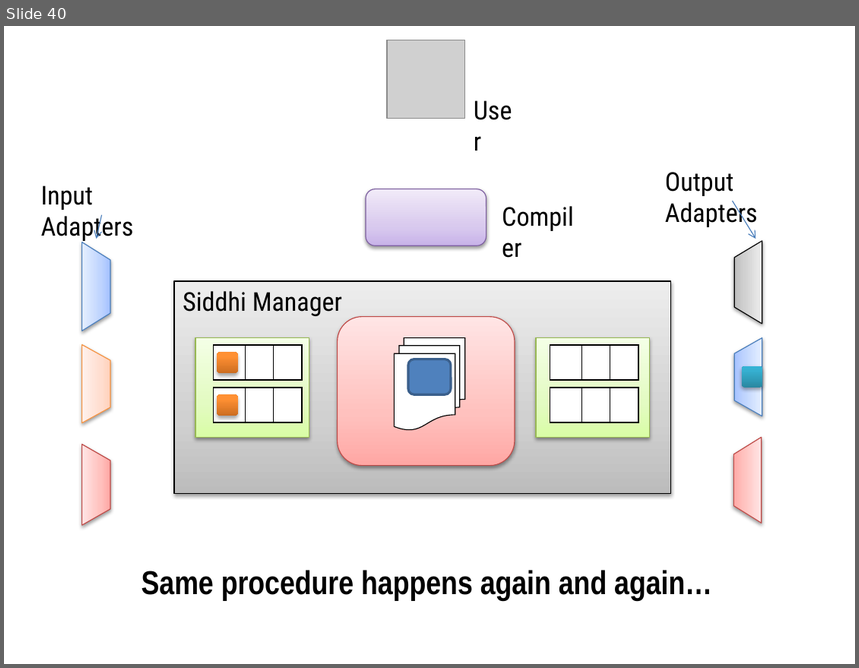
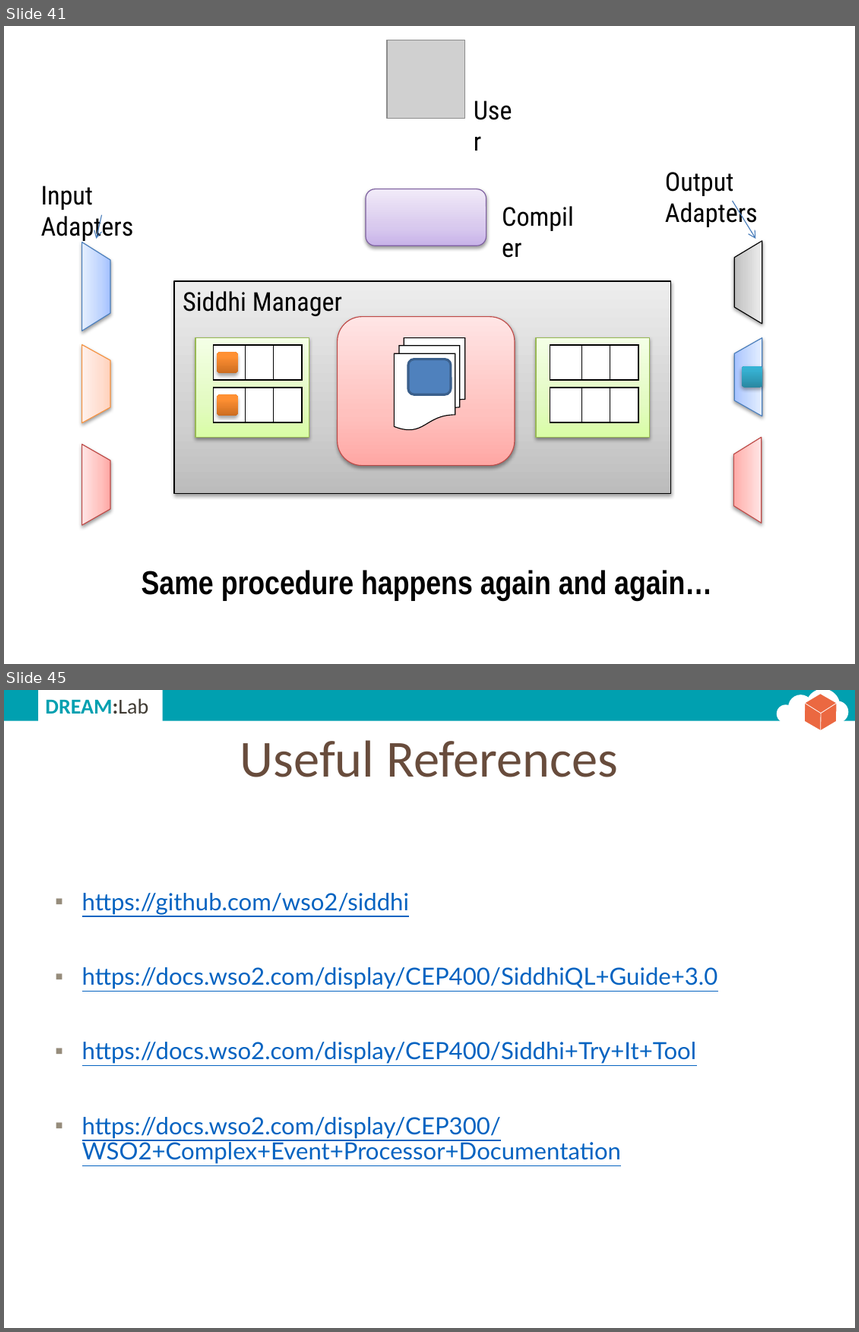
Before and after one commit to dream-lab/iot-school, a slide deck: common/slides/cep.pptx. Shown one above the other, each under a label of ours: slide 40 before the commit, slides 41 and 45 after it; the slides between them are not shown. The pictures are 859x668 and 859x1332 pixels, drawn with LibreOffice and Linux fonts; fonts in the diff are those of the drawing; grey boxes stand for pictures. Boxes give left, top, right and bottom in pixels: in the first picture for what was removed or moved away, otherwise in the second. Text is boxed around its words. In the diff, an @@ line names an element or a change of style, - is before the commit and + after.

```diff
--- a/common/slides/cep.pptx
+++ b/common/slides/cep.pptx
@@ slide 45 added at box(4, 690, 855, 1328), background #FFFFFF @@
@@ group added at box(4, 690, 855, 736): 4 ellipses, 3 rectangles, 3 lines, 1 hexagon, 1 text @@
+DREAM:Lab
@@ title added at box(240, 740, 618, 777), 44 pt, text #684C3C @@
+Useful References
@@ text added at box(82, 893, 718, 1164), 20 pt, text #0563C1, underline @@
+▪ https://github.com/wso2/siddhi
+▪ https://docs.wso2.com/display/CEP400/SiddhiQL+Guide+3.0
+▪ https://docs.wso2.com/display/CEP400/Siddhi+Try+It+Tool
+▪ https://docs.wso2.com/display/CEP300/WSO2+Complex+Event+Processor+Documentation
@@ what was slide 40 is now slide 41 @@
```
Also in this commit, not shown: 23 slides changed, 5 other slides added, 1 slide removed, 1 other file.
